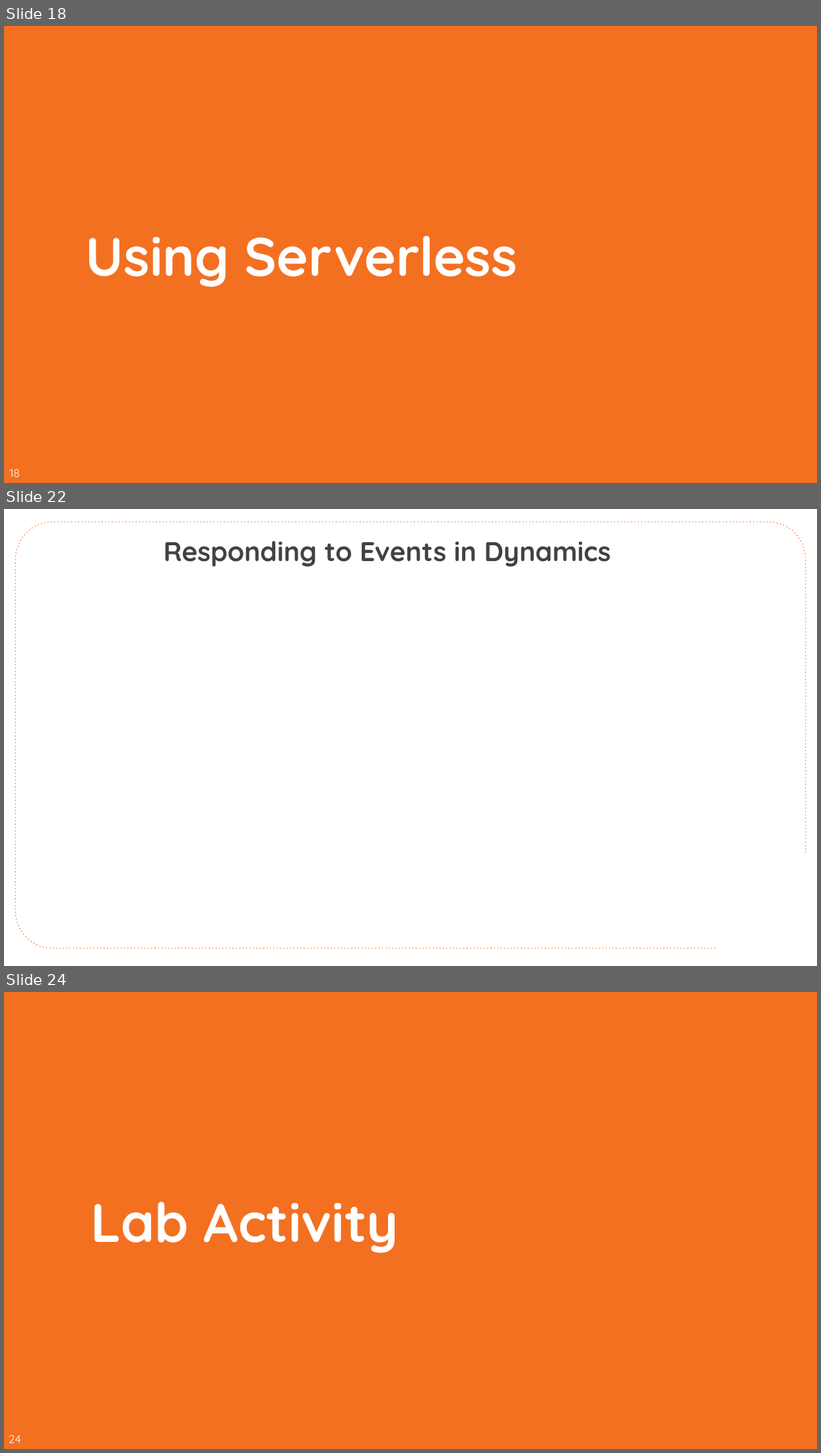
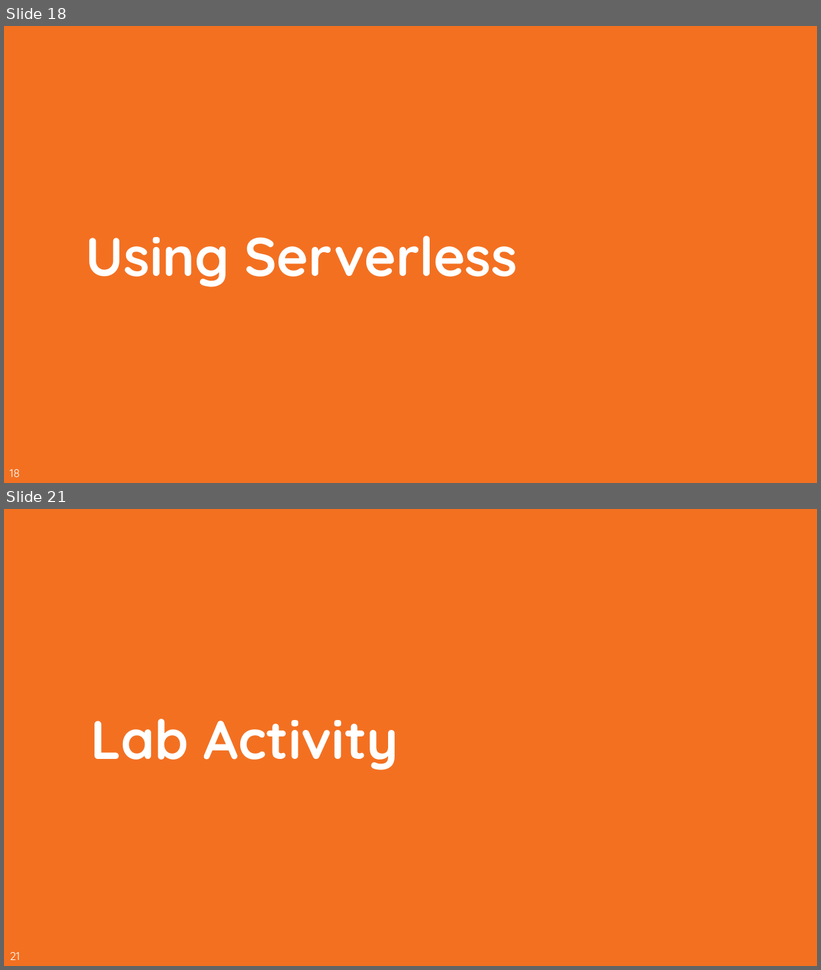
Before and after one commit to CloudSpecOps/Serverless-Architectures-with-Azure, a slide deck: Session Presentation/Azure-Serverless-Architecture-Session-Day-2.pptx. Shown one above the other, each under a label of ours: slides 18, 22 and 24 before the commit, slides 18 and 21 after it; the slides between them are not shown. The pictures are 821x1453 and 821x970 pixels, drawn with LibreOffice and Linux fonts; fonts in the diff are those of the drawing; background and template pictures are left out. Boxes give left, top, right and bottom in pixels: in the first picture for what was removed or moved away, otherwise in the second. Text is boxed around its words. In the diff, an @@ line names an element or a change of style, - is before the commit and + after.

```diff
--- a/Session Presentation/Azure-Serverless-Architecture-Session-Day-2.pptx
+++ b/Session Presentation/Azure-Serverless-Architecture-Session-Day-2.pptx
@@ slide 22 removed at (4, 509, 817, 966), background #FFFFFF @@
@@ freeform shape removed at (15, 522, 806, 949) @@
@@ text removed at (164, 541, 611, 566) @@
-Responding to Events in Dynamics
@@ what was slide 24 is now slide 21 @@
@@ page number at (10, 953, 20, 960): text changed @@
-24
+21
```
Also in this commit, not shown: 4 slides changed, 2 other slides removed.
